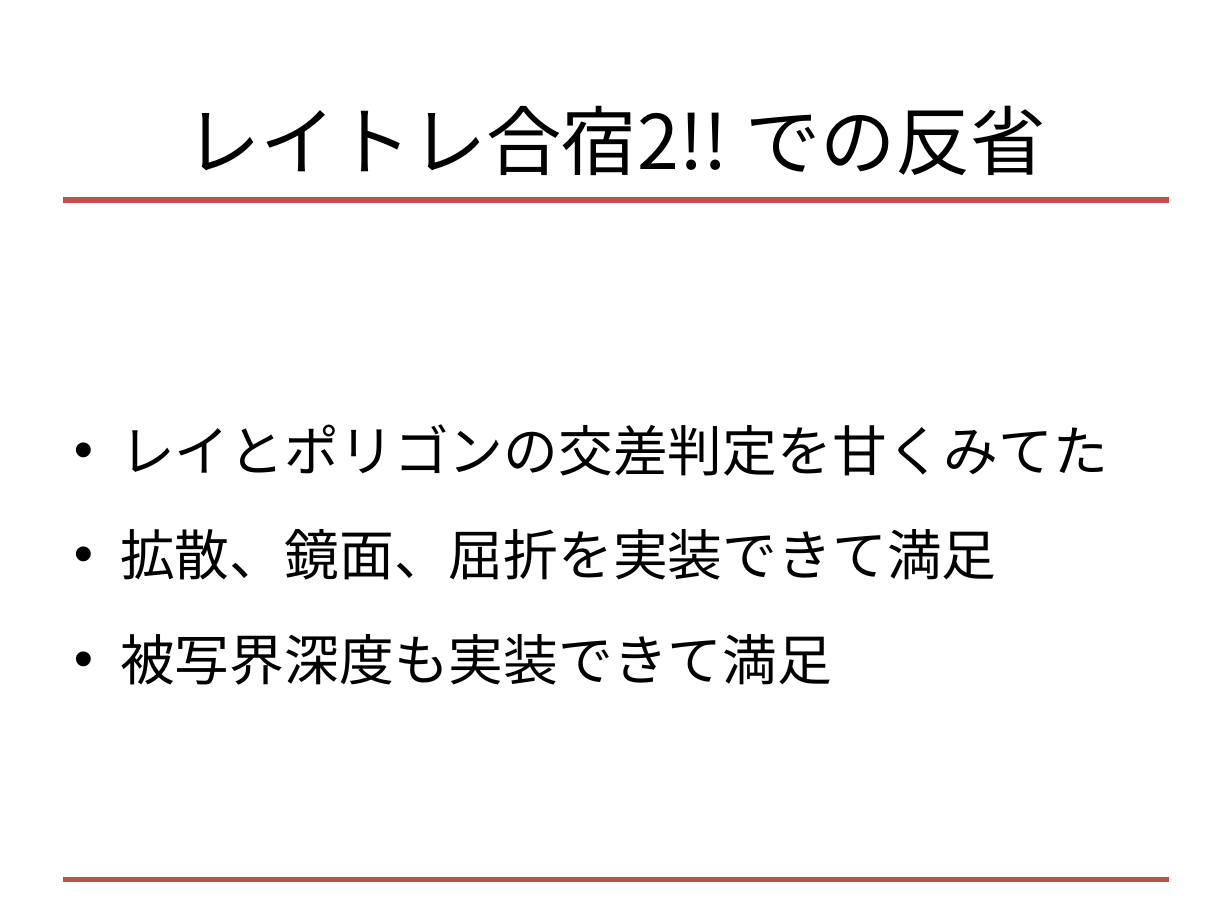
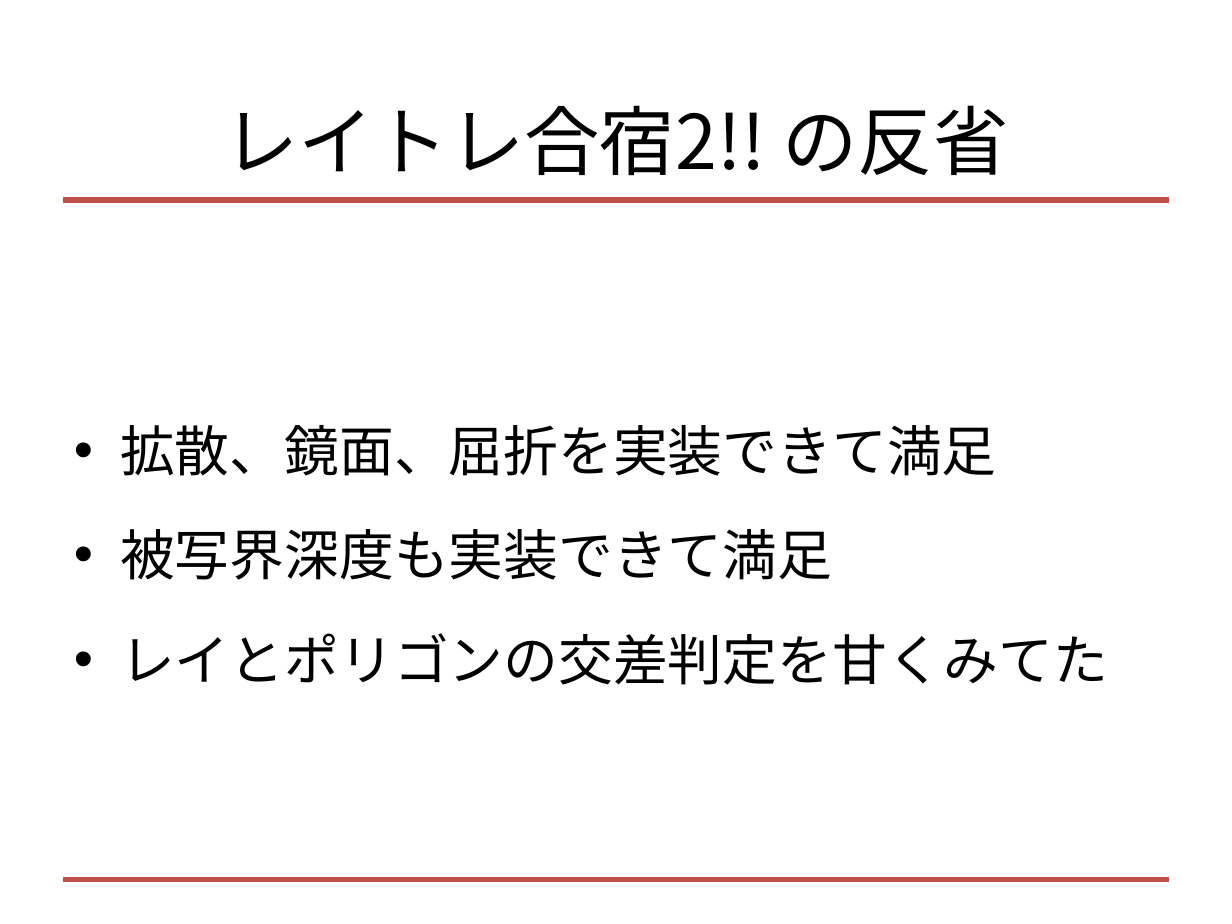
Before and after one commit to tek-nishi/SecondRayTrace, a slide deck: slide 6 of レイトレ合宿3!!!.pptx. Drawn at 1232x924 pixels with LibreOffice and Linux fonts; fonts in the diff are those of the drawing. Boxes give left, top, right and bottom in pixels: in the first picture for what was removed or moved away, otherwise in the second. Text is boxed around its words. In the diff, an @@ line names an element or a change of style, - is before the commit and + after.

```diff
--- a/レイトレ合宿3!!!.pptx
+++ b/レイトレ合宿3!!!.pptx
@@ title at (x1=223, y1=105, x2=1009, y2=176): text changed @@
-レイトレ合宿2!! での反省
+レイトレ合宿2!! の反省
@@ text at (x1=120, y1=424, x2=1108, y2=476): paragraph removed @@
-• レイとポリゴンの交差判定を甘くみてた
@@ text at (x1=120, y1=633, x2=1108, y2=685): paragraph added @@
+• レイとポリゴンの交差判定を甘くみてた
```
Also in this commit, not shown: 13 other slides changed, 5 slides added, 3 other files.
